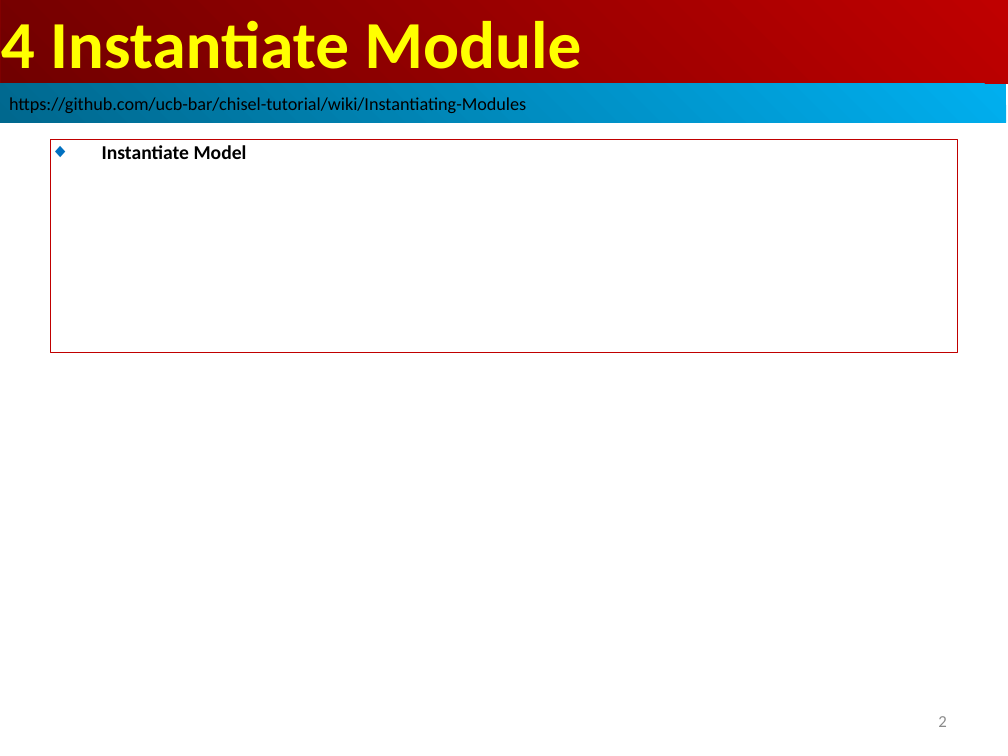
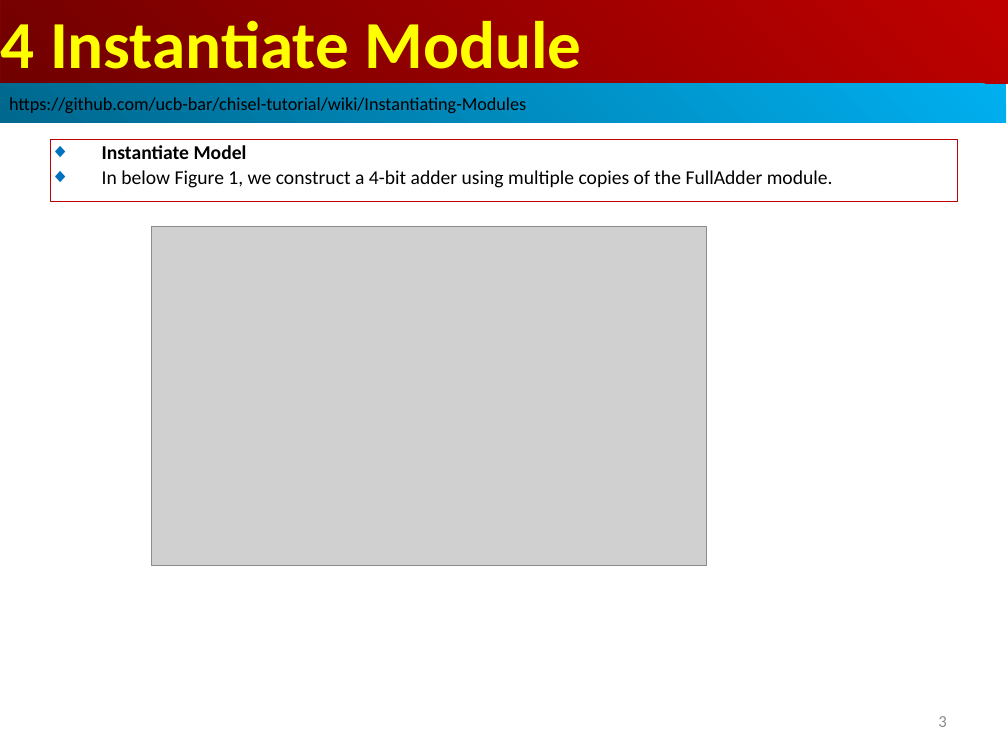
Before and after one commit to peterhchen/AIU_CS800_Chisel, a slide deck: slide 3 of 700_Dev_Guide/004_Module/000_Video/004_Module.ppt (slide 2 before the commit). Drawn at 1008x756 pixels with LibreOffice and Linux fonts; fonts in the diff are those of the drawing; grey boxes stand for pictures. Boxes give left, top, right and bottom in pixels: in the first picture for what was removed or moved away, otherwise in the second. Text is boxed around its words. In the diff, an @@ line names an element or a change of style, - is before the commit and + after.

```diff
--- a/700_Dev_Guide/004_Module/000_Video/004_Module.ppt
+++ b/700_Dev_Guide/004_Module/000_Video/004_Module.ppt
@@ rectangle removed at [50,139,958,353] @@
-◆ Instantiate Model
@@ rectangle added at [50,139,958,202], outline #C00000 0.74 pt, 14 pt, text #000000 @@
+◆ Instantiate Model
+◆ In below Figure 1, we construct a 4-bit adder using multiple copies of the FullAdder module.
@@ picture added at [151,227,707,565] @@
```
Also in this commit, not shown: 11 slides added.
